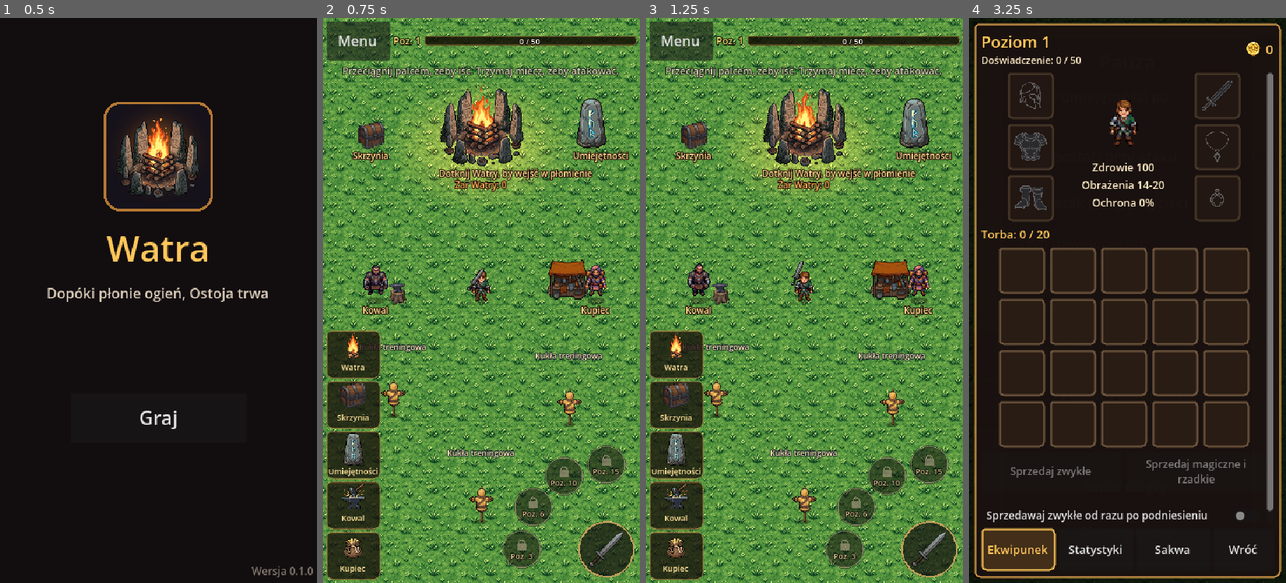
Above: before the commit, frames 1-4 (left to right).
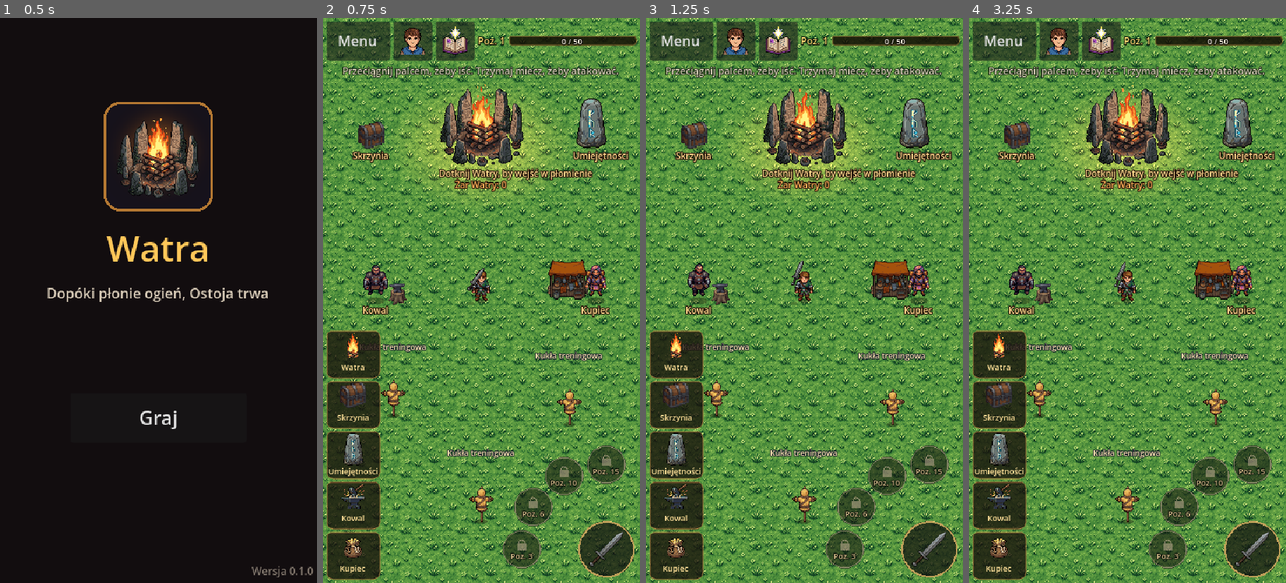
Above: after the commit, the same moments.

Repository: slota145/Watra-Mobile
Game: Godot game, scene res://scenes/main_menu.tscn
The game is run twice, just before and just after one commit, with the same random seed, the same clock (stepped at 60 frames per second) and the same inputs. Sound files missing from this copy of the repository are replaced by a short silence.
Inputs (mouse positions are in pixels of both pictures, inside the frame that each line leads up to):
- Up to frame 1 (0.5 s): no input
- Up to frame 2 (0.75 s): click "Graj" at 0.5 s
- Up to frame 3 (1.25 s): no input
- Up to frame 4 (3.25 s): click "Menu" at 1.25 s; click (1127, 396) at 2 s, where only the run before the commit has a clickable "Postać i ekwipunek"; click "Wróć do gry" at 2.75 s

Frame 1 is identical in both runs. In frame 2, 2.0% of the frame differs, in the area x 22-82%, y 0-8%; in frame 3, 2.0%; in frame 4, 96%, in the area x 0-100%, y 0-100%.

Commit message:
Ikonki Postać i Umiejętności w górnym rzędzie zamiast przycisków w pauzie
Pomysł autora: okna jednym stuknięciem. Dwie ikonki 44 px obok Menu w bazie
i w lochu; okna same zatrzymują grę, przyciski usunięte z pauzy.

Co-Authored-By: Claude Opus 5.5 <noreply@anthropic.com>
Claude-Session: https://claude.ai/code/session_01Ves32Dcy6KpPYZzC2CGWCB

Diff:
--- a/scripts/proto/arena.gd
+++ b/scripts/proto/arena.gd
@@ -27,6 +27,8 @@
 ## i kupiec (wędrowny kupiec przy straganie, okno ShopWindow - towar odnawia się po każdym zwycięstwie nad Wodzem),
 ## ulepszenia lochów za żar (UpgradesWindow z wyboru poziomu przy Watrze; działanie w lochu - `_apply_upgrades`)
 ## i pasek skrótów (BaseBar) otwierający okna budynków bez podchodzenia.
+## Górny rząd (decyzja autora 13.11.2026): „Menu”, ikonki „Postać” (okno HeroStats) i „Umiejętności” (SkillsWindow;
+## kupno tylko w bazie) - w bazie i w lochu; oba okna zatrzymują grę.
 
 const ARENA := Rect2(-360, -560, 720, 1120)
 const DUMMIES := [Vector2(-100, 170), Vector2(100, 180), Vector2(0, 290)]
@@ -113,6 +115,10 @@
 var shop_window: ShopWindow
 var upgrades_window: UpgradesWindow
 var base_bar: BaseBar
+## Ikonki w górnym rzędzie i okno „Postać”.
+var stats_icon: Button
+var skills_icon: Button
+var stats_window: HeroStats
 ## Poziom lochu tej wyprawy (Game.dungeon_level).
 var level := 1
 var chief: ProtoChief
@@ -306,8 +312,13 @@
 	menu_button = Button.new()
 	menu_button.text = tr("Menu")
 	menu_button.custom_minimum_size = Vector2(72, 44)
+	menu_button.size_flags_vertical = Control.SIZE_SHRINK_BEGIN  # równo z ikonkami obok
 	menu_button.pressed.connect(_open_menu)
 	top.add_child(menu_button)
+	stats_icon = _top_icon(top, preload("res://assets/watra/base/character.png"))
+	stats_icon.pressed.connect(open_stats)
+	skills_icon = _top_icon(top, preload("res://assets/watra/base/skills.png"))
+	skills_icon.pressed.connect(open_skills)
 	if not horde:  # baza: poziom postaci i doświadczenie obok „Menu”
 		var xp_box := VBoxContainer.new()
 		xp_box.size_flags_horizontal = Control.SIZE_EXPAND_FILL
@@ -356,6 +367,13 @@
 		result.retry.connect(_on_retry)
 		result.back_to_base.connect(func() -> void: Game.change_scene(BASE_SCENE))
 		safe.add_child(result)
+	stats_window = HeroStats.new()
+	stats_window.visible = false
+	safe.add_child(stats_window)
+	if horde:  # w bazie okno umiejętności powstaje razem z oknami budynków
+		skills_window = SkillsWindow.new()
+		skills_window.visible = false
+		safe.add_child(skills_window)
 	pause_menu = PauseMenu.new()  # ostatnie dziecko: nad całym interfejsem
 	pause_menu.visible = false
 	if horde:
@@ -478,6 +496,19 @@
 	box.add_child(deaths_label)
 
 
+## Kwadratowa ikonka 44 px w górnym rzędzie (Postać, Umiejętności).
+func _top_icon(top: HBoxContainer, texture: Texture2D) -> Button:
+	var b := Button.new()
+	b.icon = texture
+	b.expand_icon = true
+	b.icon_alignment = HORIZONTAL_ALIGNMENT_CENTER
+	b.custom_minimum_size = Vector2(44, 44)
+	b.size_flags_vertical = Control.SIZE_SHRINK_BEGIN
+	b.add_theme_constant_override("icon_max_width", 34)
+	top.add_child(b)
+	return b
+
+
 ## Wiersz postaci: „Poz. N” i cienki pasek doświadczenia.
 func _make_xp_row(parent: Container) -> void:
 	var row := HBoxContainer.new()
@@ -837,12 +868,16 @@
 	stash_window.open()
 
 
-## Baza: okno umiejętności z kupowaniem (stuknięcie albo podejście do kamienia run).
+## Okno umiejętności: w bazie z kupowaniem (kamień run, pasek, ikonka), w lochu tylko przestawianie i kamienie.
 func open_skills() -> void:
-	joystick.release()
-	actions.release_all()
-	weapon.attack_held = false
-	skills_window.open(true)
+	_release()
+	skills_window.open(not horde)
+
+
+## Okno „Postać” (ikonka w górnym rzędzie).
+func open_stats() -> void:
+	_release()
+	stats_window.open()
 
 
 ## Baza: kowal - przeróbka premii przedmiotów.
@@ -954,6 +989,10 @@
 		if what == NOTIFICATION_WM_GO_BACK_REQUEST:
 			skills_window.back()
 		return
+	if stats_window and stats_window.visible:
+		if what == NOTIFICATION_WM_GO_BACK_REQUEST:
+			stats_window.back()
+		return
 	for w in [smith_window, shop_window, upgrades_window]:
 		if w and w.visible:
 			if what == NOTIFICATION_WM_GO_BACK_REQUEST:
--- a/scripts/ui/hero_stats.gd
+++ b/scripts/ui/hero_stats.gd
@@ -1,6 +1,6 @@
 class_name HeroStats
 extends Control
-## Okno „Postać” (z okna pauzy) na cały ekran, z zakładkami na dole pod kciukiem (ustalone z autorem 13.11.2026):
+## Okno „Postać” (ikonka portretu w górnym rzędzie areny) na cały ekran, z zakładkami na dole pod kciukiem (ustalone z autorem 13.11.2026):
 ## u góry poziom, doświadczenie i złoto; „Ekwipunek” - 6 miejsc wokół Wojciecha (po lewej hełm, zbroja, buty; po prawej
 ## broń, amulet, pierścień), pod postacią zdrowie, obrażenia i ochrona, niżej torba 5x4 i sprzedaż hurtem;
 ## „Statystyki” - pełna lista z poziomu i przedmiotów (zielona kolumna - co da następny awans); „Sakwa” - kamienie. Stuknięcie w przedmiot otwiera opis przy dolnej krawędzi ekranu (pod kciukiem): cechy, zmiana
@@ -250,12 +250,14 @@
 	_hide_detail()
 	refresh()
 	visible = true
+	get_tree().paused = true
 
 
 func close() -> void:
 	_hide_detail()
 	picker.close()
 	visible = false
+	get_tree().paused = false
 	closed.emit()
 
 
--- a/scripts/ui/pause_menu.gd
+++ b/scripts/ui/pause_menu.gd
@@ -3,11 +3,10 @@
 ## Okno pauzy w trakcie gry (przycisk „Menu”): zatrzymuje grę i daje ustawienia sterowania -
 ## atak i umiejętności po lewej stronie, gest postaci przy ataku, auto atak (umiejętność pod dużym przyciskiem), tryb deweloperski
 ## (nieśmiertelność i skróty: +1 poziom postaci, +100 żaru, +5 losowych przedmiotów z obecnego poziomu lochu, wszystkie
-## umiejętności, kamienie, postać od nowa) - oraz powrót do gry i wyjście do menu głównego. „Umiejętności” otwiera okno
-## umiejętności (SkillsWindow) do przestawiania; kupować można tylko w bazie.
+## umiejętności, kamienie, postać od nowa) - oraz powrót do gry i wyjście do menu głównego. Okna „Postać”
+## i umiejętności otwierają ikonki w górnym rzędzie areny (decyzja autora 13.11.2026), nie pauza.
 ## Skróty poziomu zmieniają postać w Game (arena słucha jego sygnałów), żar - sygnał `dev_embers` (arena dodaje go
-## do paska wyprawy w lochu albo do Watry w bazie). Przycisk „Postać i ekwipunek” otwiera okno postaci z ekwipunkiem
-## i torbą (HeroStats) nad pauzą. Okno przewija się, gdy nie mieści się na niskim ekranie.
+## do paska wyprawy w lochu albo do Watry w bazie). Okno przewija się, gdy nie mieści się na niskim ekranie.
 ## W lochu „Uciekaj do bazy” i „Menu główne” pytają „Na pewno?” (drugie stuknięcie wychodzi), żeby nie stracić
 ## wyprawy przypadkiem.
 ## Ustawienia zapisuje Game (user://settings.cfg). Działa także przy zatrzymanej grze (PROCESS_MODE_ALWAYS).
@@ -41,12 +40,6 @@
 var _scroll: ScrollContainer
 var _column: VBoxContainer
 var resume_button: Button
-var stats_button: Button
-## Okno „Postać” ze statystykami.
-var stats: HeroStats
-var skills_button: Button
-## Okno umiejętności (przestawianie miejsc; w bazie także kupno).
-var skills_window: SkillsWindow
 var quit_button: Button
 ## Scena bazy - gdy ustawiona (w lochu), okno ma też przycisk „Powrót do bazy”.
 var base_scene := ""
@@ -129,12 +122,6 @@
 	gems_dev_button.pressed.connect(func() -> void: _game.dev_gems())
 	reset_button = _dev_button(dev_row2, tr("Od nowa"))
 	reset_button.pressed.connect(_on_reset)
-	stats_button = _button(column, tr("Postać i ekwipunek"))
-	stats_button.add_theme_color_override("font_color", Color(1, 0.85, 0.5))
-	stats_button.pressed.connect(func() -> void: stats.open())
-	skills_button = _button(column, tr("Umiejętności"))
-	skills_button.add_theme_color_override("font_color", Color(1, 0.85, 0.5))
-	skills_button.pressed.connect(func() -> void: skills_window.open(base_scene == ""))
 	resume_button = _button(column, tr("Wróć do gry"))
 	resume_button.pressed.connect(close)
 	if base_scene != "":
@@ -150,12 +137,6 @@
 		column.add_child(leave_note)
 	quit_button = _button(column, tr("Menu główne"))
 	quit_button.pressed.connect(func() -> void: _leave(quit_button, _game.MENU_SCENE))
-	stats = HeroStats.new()
-	stats.visible = false
-	add_child(stats)
-	skills_window = SkillsWindow.new()
-	skills_window.visible = false
-	add_child(skills_window)
 
 
 ## Pokazuje okno i zatrzymuje grę. `at_stake` - żar, który zgaśnie przy ucieczce z lochu.
@@ -173,19 +154,12 @@
 	get_tree().paused = true
 
 
-## Przycisk „wstecz”: zamyka opis przedmiotu albo okno „Postać”, a gdy go nie ma - pauzę.
+## Przycisk „wstecz”: zamyka pauzę.
 func back() -> void:
-	if stats.visible:
-		stats.back()
-	elif skills_window.visible:
-		skills_window.back()
-	else:
-		close()
+	close()
 
 
 func close() -> void:
-	stats.visible = false
-	skills_window.visible = false
 	visible = false
 	get_tree().paused = false
 	closed.emit()
--- a/scripts/ui/skills_window.gd
+++ b/scripts/ui/skills_window.gd
@@ -287,11 +287,10 @@
 	get_tree().paused = true
 
 
-## Zamyka okno i wznawia grę (otwarte z pauzy wraca do pauzy, więc gra stoi dalej).
+## Zamyka okno i wznawia grę.
 func close() -> void:
 	visible = false
-	if not get_parent() is PauseMenu:
-		get_tree().paused = false
+	get_tree().paused = false
 	closed.emit()
 
 
--- a/tests/test_gems.gd
+++ b/tests/test_gems.gd
@@ -330,10 +330,9 @@
 	_check(win.slots_row.visible and not win.gems_box.visible, "powrót do zakładki „Miejsca”")
 	win.close()
 	# okno „Postać”: kamień szlachetny w broni
-	arena._open_menu()
-	await process_frame
-	var stats: HeroStats = arena.pause_menu.stats
-	stats.open()
+	await process_frame
+	var stats: HeroStats = arena.stats_window
+	arena.stats_icon.pressed.emit()
 	await process_frame
 	stats.set_tab("pouch")
 	_check(stats.page_pouch.visible and not stats.page_equip.visible and stats.pouch_grid.get_child_count() == game.gem_list().size()
--- a/tests/test_hero_levels.gd
+++ b/tests/test_hero_levels.gd
@@ -106,16 +106,18 @@
 	menu.level_button.pressed.emit()
 	_check(game.hero_level == 3 and arena.actions.skills[0].locked_level == 0 and arena.actions.skills[1].locked_level == 6, "+1 poziom - odblokowane miejsce")
 	# okno „Postać”: statystyki obecnego poziomu i przyrost z następnym
-	menu.stats_button.pressed.emit()
-	var stats: HeroStats = menu.stats
+	menu.close()
+	arena.stats_icon.pressed.emit()
+	var stats: HeroStats = arena.stats_window
 	_check(stats.visible and stats._title.text == "Poziom 3", "okno „Postać” z poziomem")
 	_check(stats.rows["hp"][0].text == str(HeroLevels.max_hp(3)) and stats.rows["hp"][1].text == "+10", "zdrowie i przyrost z awansem")
 	var dmg := HeroStats.damage_range(3)
 	_check(stats.rows["damage"][0].text == "%d-%d" % [dmg.x, dmg.y] and dmg.x > ProtoWeapon.DAMAGE.x, "obrażenia miecza rosną (%s)" % stats.rows["damage"][0].text)
 	_check(stats.rows["slots"][0].text == "1 / 4" and stats.rows["slots"][1].text == "na poz. 6", "miejsca na umiejętności i następne")
 	_check(stats.back_button.get_global_rect().size.y >= 44.0, "przycisk „Wróć” 44 px")
-	menu.back()
-	_check(not stats.visible and menu.visible, "„wstecz” zamyka okno „Postać”, pauza zostaje")
+	stats.back()
+	_check(not stats.visible and not paused, "„wstecz” zamyka okno „Postać”, gra rusza")
+	arena._open_menu()
 	var before: int = horde.embers
 	menu.embers_button.pressed.emit()
 	_check(horde.embers == before + PauseMenu.DEV_EMBERS, "+100 żaru do paska wyprawy")
--- a/tests/test_items.gd
+++ b/tests/test_items.gd
@@ -190,10 +190,14 @@
 	arena._open_menu()
 	menu.items_button.pressed.emit()
 	_check(game.bag.size() == PauseMenu.DEV_ITEMS, "„+5 łupu” w pauzie")
-	menu.stats_button.pressed.emit()
-	await process_frame
-	await process_frame
-	var stats: HeroStats = menu.stats
+	menu.close()
+	_check(arena.stats_icon.get_global_rect().size.x >= 44.0 and arena.stats_icon.get_global_rect().size.y >= 44.0,
+			"ikonka „Postać” w górnym rzędzie, 44 px")
+	arena.stats_icon.pressed.emit()
+	await process_frame
+	await process_frame
+	var stats: HeroStats = arena.stats_window
+	_check(paused, "okno „Postać” zatrzymuje grę")
 	_check(stats.visible and stats.bag_buttons.size() == game.BAG_SIZE and stats.equip_buttons.size() == 6, "okno: 6 miejsc ekwipunku i torba")
 	_check(stats.bag_buttons[0].icon != null and stats.bag_buttons[game.bag.size()].icon == null, "ikony przedmiotów w torbie")
 	var small := false
@@ -235,8 +239,8 @@
 	_check(stats.detail.visible and stats.equip_button.text == tr("Zdejmij") and not stats.sell_button.visible, "założony: „Zdejmij” bez sprzedaży")
 	stats.equip_button.pressed.emit()
 	_check(not game.equipped.has("weapon"), "zdjęty")
-	menu.back()
-	_check(not stats.visible and menu.visible, "„wstecz” zamyka okno „Postać”")
+	arena._notification(Node.NOTIFICATION_WM_GO_BACK_REQUEST)
+	_check(not stats.visible and not paused, "„wstecz” zamyka okno „Postać” i wznawia grę")
 	# sprzedaż hurtem: zwykłe osobno, magiczne i rzadkie osobno, z potwierdzeniem
 	game.bag.clear()
 	for rar in ["common", "common", "magic", "rare"]:
--- a/tests/test_skills.gd
+++ b/tests/test_skills.gd
@@ -241,14 +241,18 @@
 	_check(game.skill_slots[0] == "" and arena.weapon.main_skill == "strike", "„Zdejmij” - pod „Atak” znów zwykły cios")
 	arena._notification(Node.NOTIFICATION_WM_GO_BACK_REQUEST)
 	_check(not win.visible and not paused, "„wstecz” zamyka okno")
-	# z pauzy - bez kupowania w lochu
-	arena.pause_menu.base_scene = "res://scenes/prototype.tscn"
-	arena._open_menu()
-	arena.pause_menu.skills_button.pressed.emit()
-	var pwin: SkillsWindow = arena.pause_menu.skills_window
-	_check(pwin.visible and not pwin.can_shop and not pwin.buy_buttons[slam_i].visible, "w lochu okno z pauzy bez kupowania")
+	arena.queue_free()
+	await process_frame
+	# w lochu: ikonka w górnym rzędzie, bez kupowania
+	arena = load("res://scenes/horde.tscn").instantiate()
+	root.add_child(arena)
+	await process_frame
+	_check(arena.skills_icon.get_global_rect().size.y >= 44.0, "ikonka umiejętności w górnym rzędzie lochu, 44 px")
+	arena.skills_icon.pressed.emit()
+	var pwin: SkillsWindow = arena.skills_window
+	_check(pwin.visible and paused and not pwin.can_shop and not pwin.buy_buttons[slam_i].visible,
+			"w lochu okno z ikonki bez kupowania, gra stoi")
 	pwin.close()
-	_check(paused and arena.pause_menu.visible, "zamknięcie wraca do pauzy")
-	arena.pause_menu.close()
+	_check(not paused, "zamknięcie wznawia grę")
 	arena.queue_free()
 	await process_frame
--- a/tools/gem_shots.gd
+++ b/tools/gem_shots.gd
@@ -59,8 +59,7 @@
 	await _shot("1c_kamien")
 	win.picker.close()
 	win.close()
-	arena._open_menu()
-	var stats: HeroStats = arena.pause_menu.stats
+	var stats: HeroStats = arena.stats_window
 	stats.open()
 	await create_timer(0.2).timeout
 	await _shot("2_postac")
--- a/tools/item_shots.gd
+++ b/tools/item_shots.gd
@@ -43,21 +43,21 @@
 	arena.notify_loot(Items.roll(3, "boots", "common"), tr("Sprzedano: %s (+%d złota)") % ["Skórzane buty", 8])
 	await create_timer(1.0).timeout
 	await _shot("1_lup")
-	arena._open_menu()
-	arena.pause_menu.stats.open()
+	arena.stats_window.open()
 	await create_timer(0.2).timeout
 	await _shot("2_okno")
-	var sc: ScrollContainer = arena.pause_menu.stats._scroll
+	var sc: ScrollContainer = arena.stats_window._scroll
 	sc.scroll_vertical = 10000
-	arena.pause_menu.stats.sell_common_button.pressed.emit()
+	arena.stats_window.sell_common_button.pressed.emit()
 	await create_timer(0.2).timeout
 	await _shot("2b_dol")
 	game.bag[0] = Items.roll(3, "weapon", "rare")
-	arena.pause_menu.stats.refresh()
-	arena.pause_menu.stats.bag_buttons[0].pressed.emit()
+	arena.stats_window.refresh()
+	arena.stats_window.bag_buttons[0].pressed.emit()
 	await create_timer(0.2).timeout
 	await _shot("3_opis")
-	arena.pause_menu.stats.close()
+	arena.stats_window.close()
+	arena._open_menu()
 	arena.pause_menu.base_button.pressed.emit()
 	await create_timer(0.2).timeout
 	await _shot("4_ucieczka")
--- a/tools/level_shots.gd
+++ b/tools/level_shots.gd
@@ -33,10 +33,10 @@
 	await _shot("1_awans")
 	arena._open_menu()
 	await _shot("2_pauza")
-	arena.pause_menu.stats.open()
+	arena.pause_menu.close()
+	arena.stats_window.open()
 	await _shot("2b_postac")
-	arena.pause_menu.stats.close()
-	arena.pause_menu.close()
+	arena.stats_window.close()
 	arena.run_xp = 143
 	arena._start_hero_level = 2
 	arena.hero.take_damage(10000)
--- a/translations/teksty.csv
+++ b/translations/teksty.csv
@@ -10,7 +10,7 @@
 "Torba pełna - sprzedano: %s (+%d złota)","Bag full - sold: %s (+%d gold)","arena.gd"
 "Wódz Goblinów","Goblin Chieftain","arena.gd"
 "Zgony: %d","Deaths: %d","arena.gd"
-"Umiejętności","Skills","arena.gd, base_bar.gd, pause_menu.gd, skills_window.gd"
+"Umiejętności","Skills","arena.gd, base_bar.gd, skills_window.gd"
 "Najwyższy poziom","Max level","arena.gd, hero_stats.gd"
 "Kupiec","","base_bar.gd, shop_window.gd"
 "Kowal","","base_bar.gd, smith_window.gd"
@@ -221,7 +221,6 @@
 "Menu główne","Main menu","pause_menu.gd"
 "Od nowa","Reset","pause_menu.gd"
 "Pauza","Pause","pause_menu.gd"
-"Postać i ekwipunek","Character and gear","pause_menu.gd"
 "Tryb deweloperski: nieśmiertelność","Developer mode: immortality","pause_menu.gd"
 "Uciekaj do bazy","Flee to base","pause_menu.gd"
 "Wróć do gry","Back to game","pause_menu.gd"
@@ -305,6 +304,7 @@
 "Stopień %d/%d: %s","","upgrades_window.gd"
 "jeszcze brak","","upgrades_window.gd"
 "Żar z Watry wzmacnia wszystkie lochy.","","upgrades_window.gd"
+"Postać i ekwipunek","Character and gear","(nieużywany)"
 "Doskok w stronę, w którą idziesz, z cięciem wszystkich po drodze. Ratuje z okrążenia. Nie może stać pod dużym przyciskiem.","Dash where you are walking, cutting everyone on the way. Saves you when surrounded. Cannot go under the big button.","(nieużywany)"
 "Auto atak (podstawowy cios)","Auto attack (basic strike)","(nieużywany)"
 "Awans leczy do pełna.","Level up fully heals.","(nieużywany)"
Binary file added: assets/watra/base/character.png
Not shown, added: assets/watra/base/character.png.import
Binary file added: assets/watra/base/skills.png
Not shown, added: assets/watra/base/skills.png.import
Not shown, changed: CLAUDE.md
Not shown, changed: docs/historia.md
